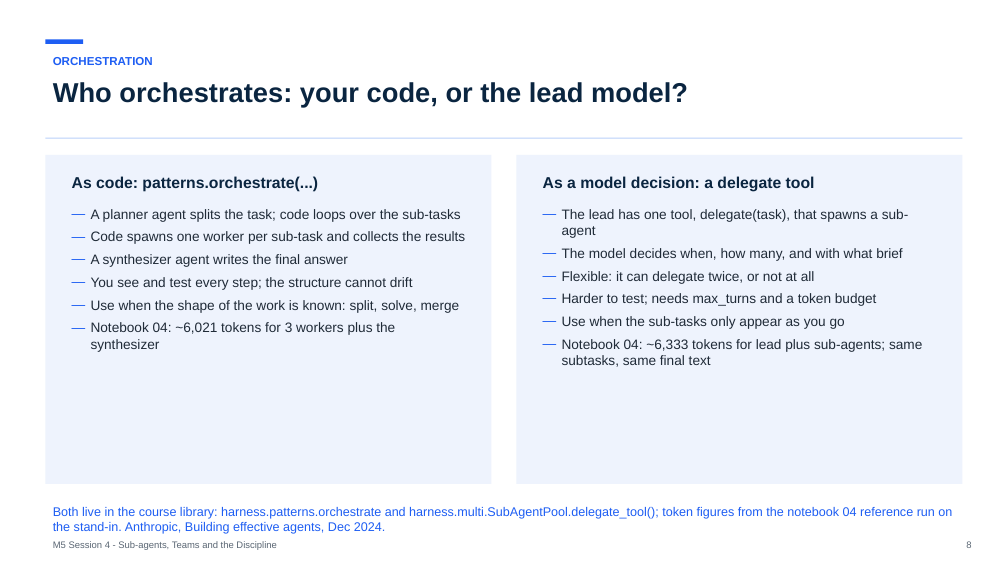
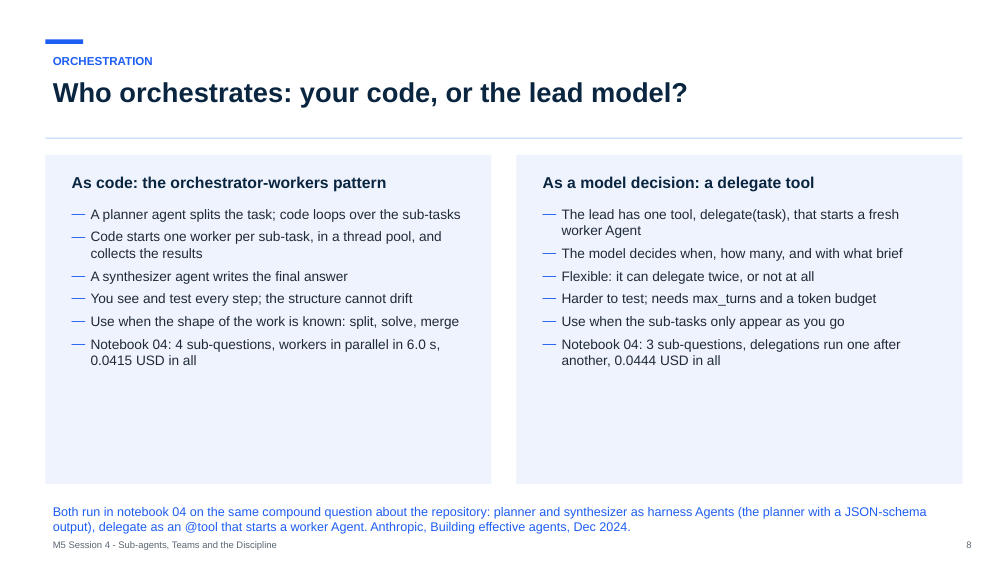
Before and after one commit to maglionejm/fontys-tech-exercises, a slide deck: slide 8 of presentations/m5-session-4-sub-agents-teams-and-the-discipline.pptx. Drawn at 1008x567 pixels with LibreOffice and Linux fonts; fonts in the diff are those of the drawing. Boxes give left, top, right and bottom in pixels: in the first picture for what was removed or moved away, otherwise in the second. Text is boxed around its words. In the diff, an @@ line names an element or a change of style, - is before the commit and + after.

```diff
--- a/presentations/m5-session-4-sub-agents-teams-and-the-discipline.pptx
+++ b/presentations/m5-session-4-sub-agents-teams-and-the-discipline.pptx
@@ text at (72,176,386,192): text changed @@
-As code: patterns.orchestrate(...)
+As code: the orchestrator-workers pattern
@@ text at (562,209,899,238): text changed @@
-— The lead has one tool, delegate(task), that spawns a sub-agent
+— The lead has one tool, delegate(task), that starts a fresh worker Agent
@@ text at (91,231,442,258): text changed @@
-— Code spawns one worker per sub-task and collects the results
+— Code starts one worker per sub-task, in a thread pool, and collects the results
@@ text at (91,339,441,365): text changed @@
-— Notebook 04: ~6,021 tokens for 3 workers plus the synthesizer
+— Notebook 04: 4 sub-questions, workers in parallel in 6.0 s, 0.0415 USD in all
@@ text at (562,339,901,367): text changed @@
-— Notebook 04: ~6,333 tokens for lead plus sub-agents; same subtasks, same final text
+— Notebook 04: 3 sub-questions, delegations run one after another, 0.0444 USD in all
@@ text at (53,507,927,534): text changed @@
-Both live in the course library: harness.patterns.orchestrate and harness.multi.SubAgentPool.delegate_tool(); token figures from the notebook 04 reference run on the stand-in. Anthropic, Building effective agents, Dec 2024.
+Both run in notebook 04 on the same compound question about the repository: planner and synthesizer as harness Agents (the planner with a JSON-schema output), delegate as an @tool that starts a worker Agent. Anthropic, Building effective agents, Dec 2024.
```
Also in this commit, not shown: 9 other slides changed, 3 slides added, 1 other file.
